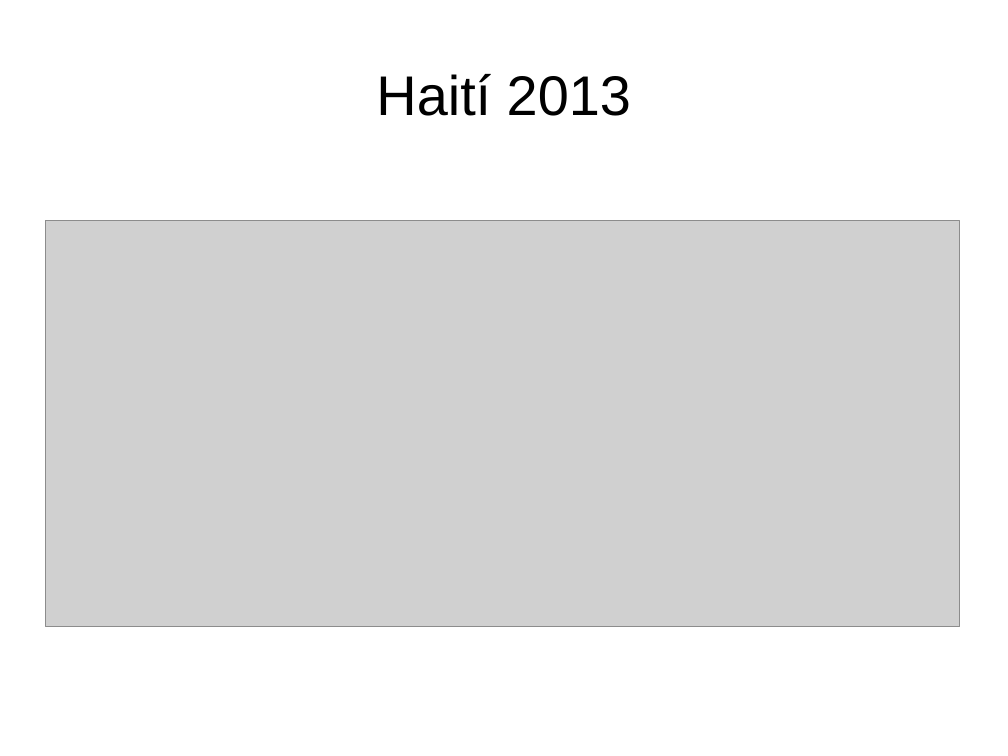
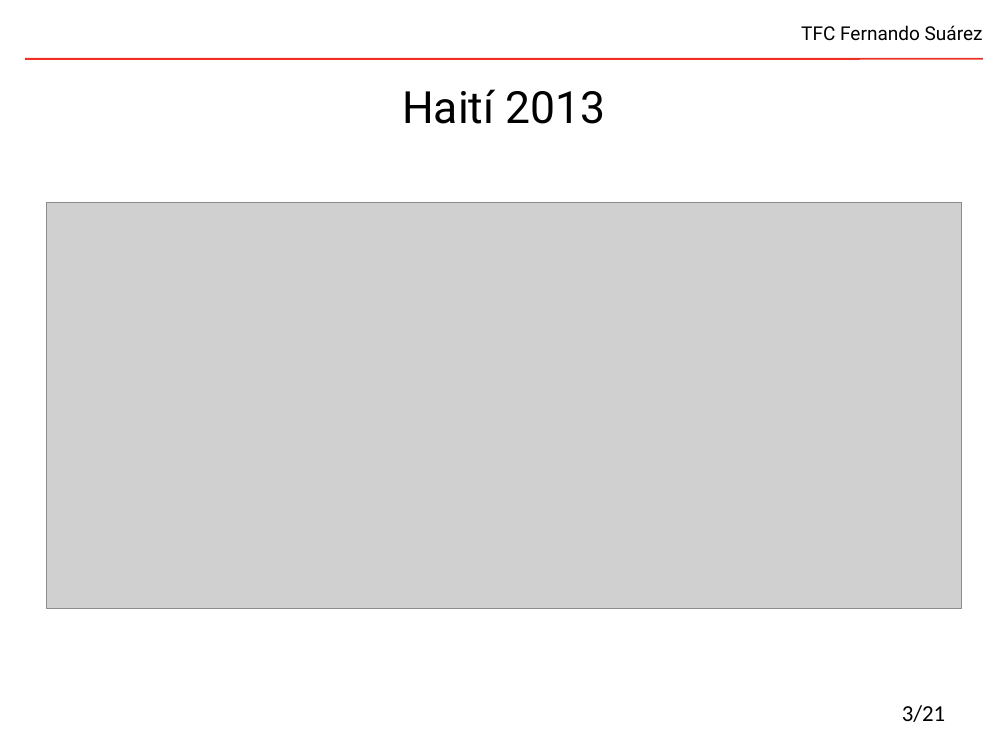
Before and after one commit to fsuarezj/toolBuilder-portlet, a slide deck: slide 3 of doc/presentation/presentacion.odp. Drawn at 1008x756 pixels with LibreOffice and Linux fonts; fonts in the diff are those of the drawing; grey boxes stand for pictures; background and template pictures are left out. Boxes give left, top, right and bottom in pixels: in the first picture for what was removed or moved away, otherwise in the second. Text is boxed around its words. In the diff, an @@ line names an element or a change of style, - is before the commit and + after.

```diff
--- a/doc/presentation/presentacion.odp
+++ b/doc/presentation/presentacion.odp
@@ text added at box(801, 25, 983, 41), 15 pt, text #000000 @@
+TFC Fernando Suárez
@@ line added from (983, 59) to (26, 59), #EE3124 1.5 pt @@
@@ title "Haití 2013": place and size @@
-title "Haití 2013" at box(376, 74, 631, 116)
+title "Haití 2013" at box(402, 89, 606, 124)
@@ title "Haití 2013" at box(402, 89, 606, 124): size 44 to 35 pt, font Arial to Roboto @@
@@ picture: place and size @@
-picture at box(46, 221, 960, 627)
+picture at box(47, 202, 961, 608)
@@ page number added at box(902, 705, 946, 722), 18 pt, text #000000 @@
+3/21
```
Also in this commit, not shown: 20 other slides changed, 1 slide added, 2 slides removed, 1 other file.
